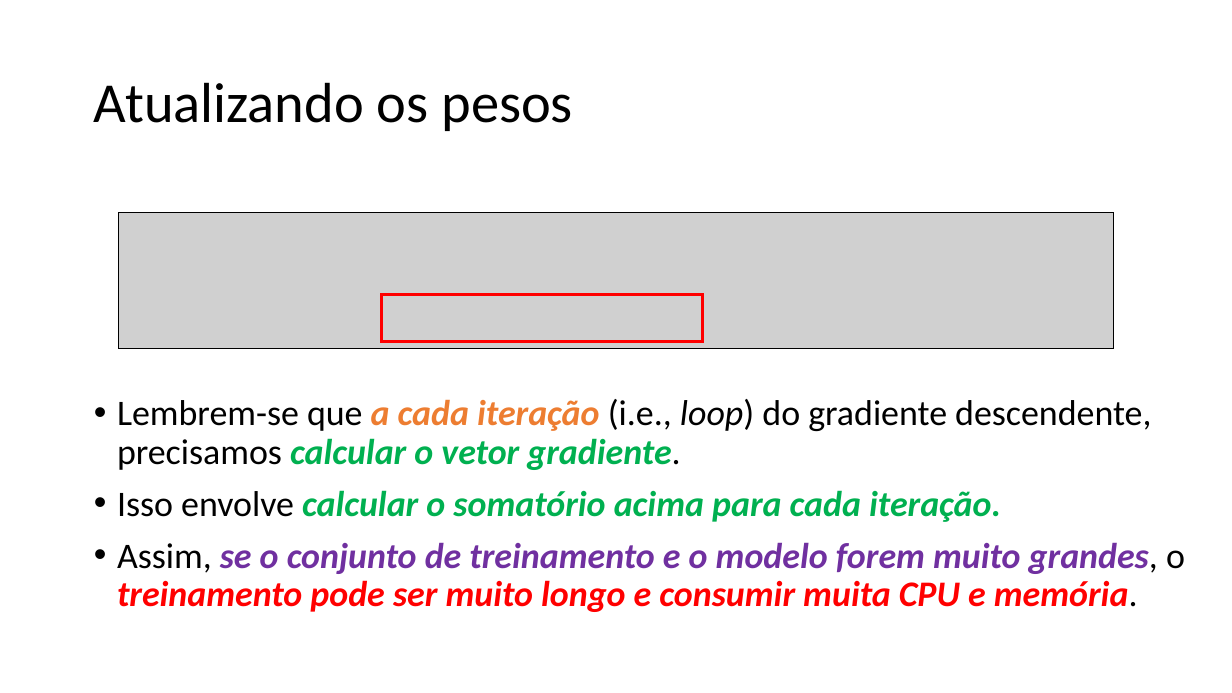
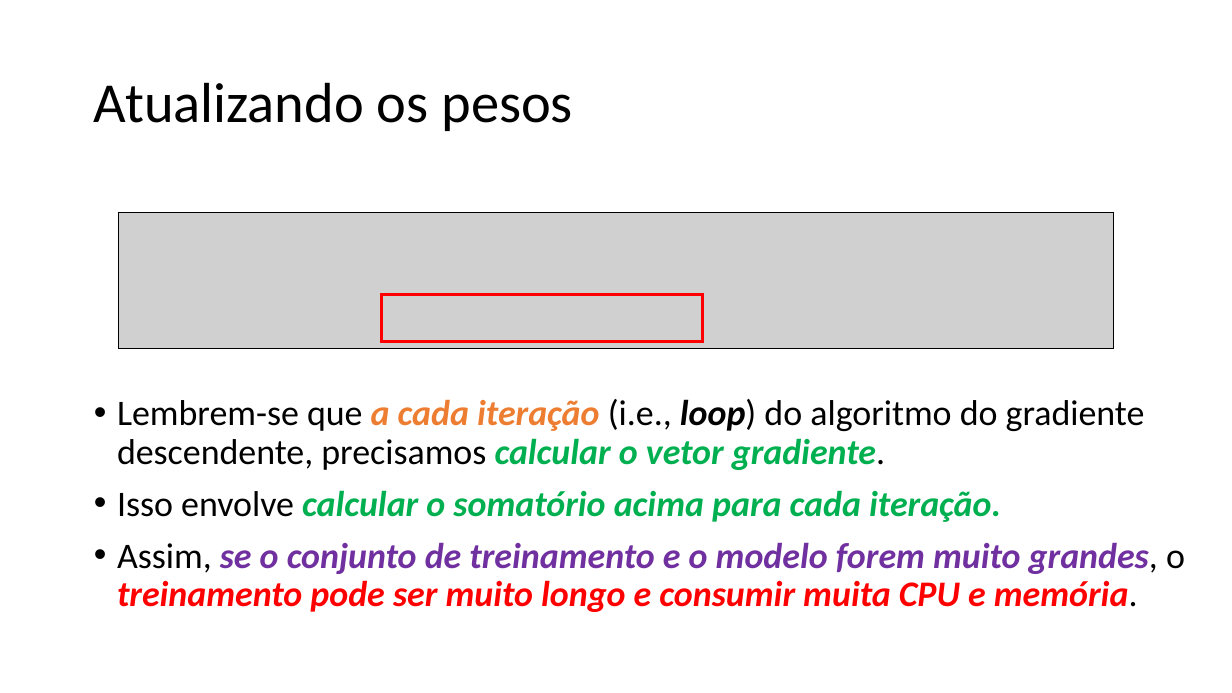
Before and after one commit to zz4fap/t319_aprendizado_de_maquina, a slide deck: slide 27 of slides/T319_Regressão_Linear (Parte II).pptx. Drawn at 1232x693 pixels with LibreOffice and Linux fonts; fonts in the diff are those of the drawing; grey boxes stand for pictures. Boxes give left, top, right and bottom in pixels: in the first picture for what was removed or moved away, otherwise in the second. Text is boxed around its words. In the diff, an @@ line names an element or a change of style, - is before the commit and + after.

```diff
--- a/slides/T319_Regressão_Linear (Parte II).pptx
+++ b/slides/T319_Regressão_Linear (Parte II).pptx
@@ text at [117,399,1145,470]: text changed @@
-• Lembrem-se que a cada iteração (i.e., loop) do gradiente descendente, precisamos calcular o vetor gradiente.
+• Lembrem-se que a cada iteração (i.e., loop) do algoritmo do gradiente descendente, precisamos calcular o vetor gradiente.
```
Also in this commit, not shown: 8 other slides changed, 1 other file.
